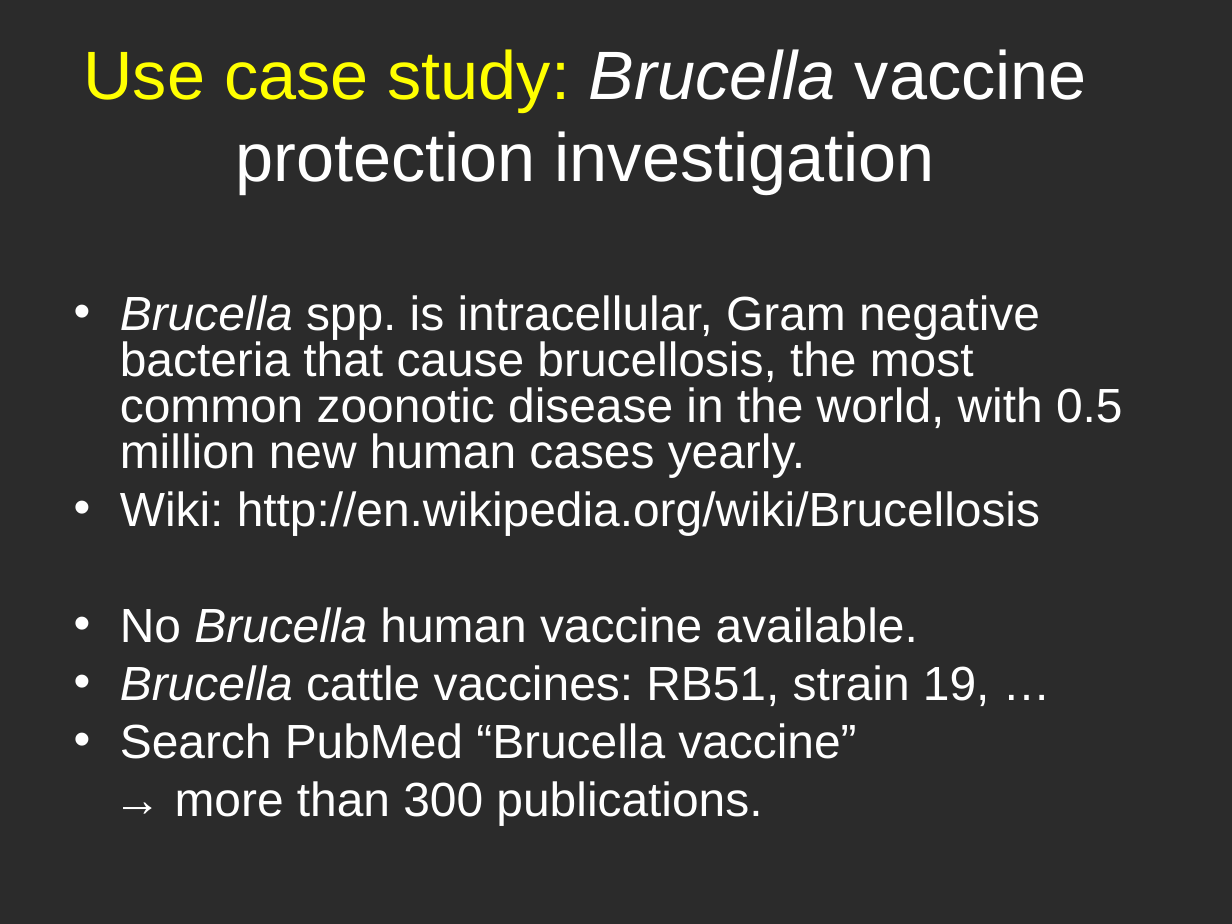
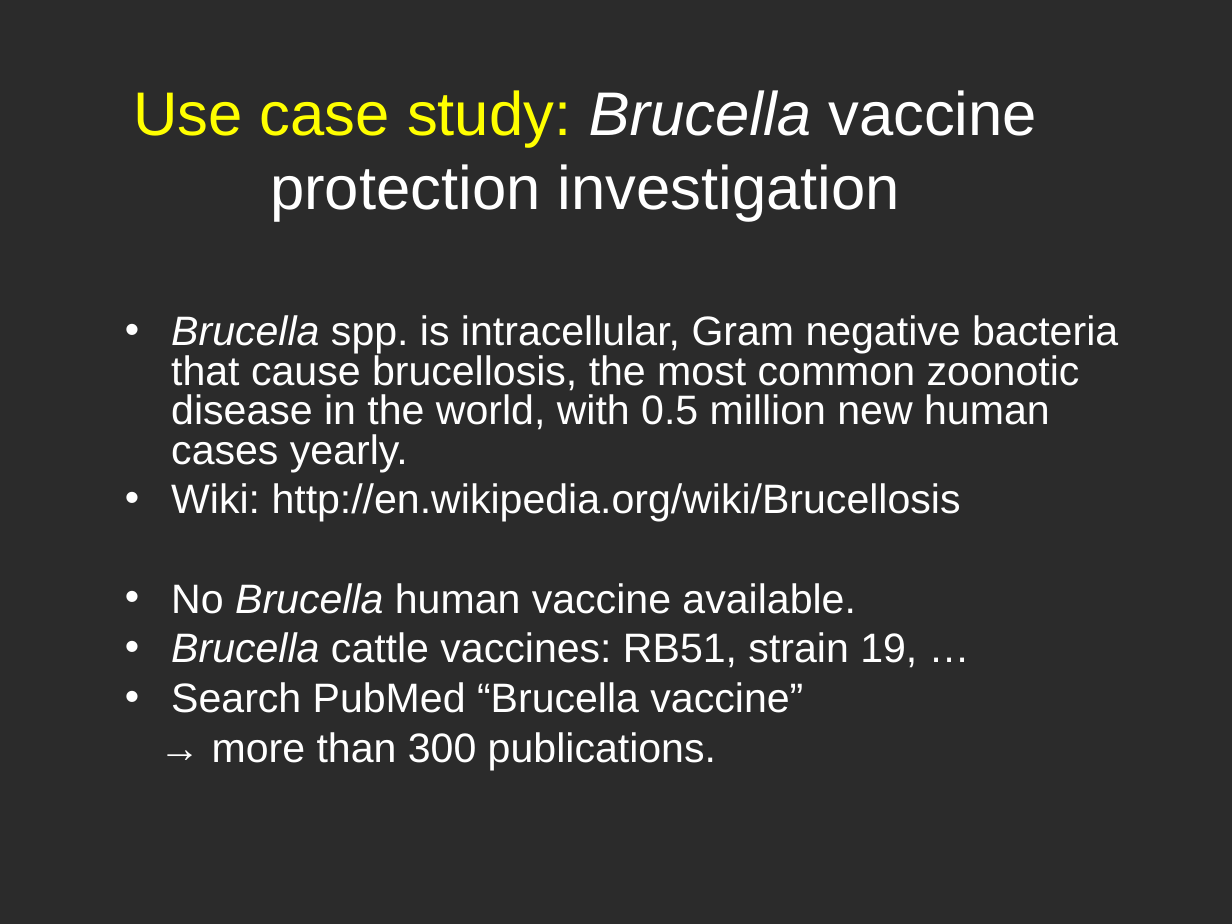
Before and after one commit to obi-ontology/obi-legacy-svn, a slide deck: slide 5 of trunk/docs/developer/use cases/Vaccine_usercase_Vancouver2010.ppt. Drawn at 1232x924 pixels with LibreOffice and Linux fonts; fonts in the diff are those of the drawing; background and template pictures are left out; a plain dark background stands for a picture behind light text. Boxes give left, top, right and bottom in pixels: in the first picture for what was removed or moved away, otherwise in the second. Text is boxed around its words. In the diff, an @@ line names an element or a change of style, - is before the commit and + after.

Commit message:
More updates

```diff
--- a/trunk/docs/developer/use cases/Vaccine_usercase_Vancouver2010.ppt
+++ b/trunk/docs/developer/use cases/Vaccine_usercase_Vancouver2010.ppt
@@ title "Use case study: Brucella vaccine ..." moved from (x1=84, y1=49, x2=1087, y2=193) to (x1=133, y1=90, x2=1037, y2=221) @@
@@ title "Use case study: Brucella vaccine ..." at (x1=133, y1=90, x2=1037, y2=221): size 40 to 36 pt @@
@@ text "Brucella spp. is intracellular, Gram ..." moved from (x1=120, y1=295, x2=1123, y2=825) to (x1=171, y1=315, x2=1118, y2=770) @@
@@ text "Brucella spp. is intracellular, Gram ..." at (x1=171, y1=315, x2=1118, y2=770): size 28 to 24 pt; less space between paragraphs @@
```
Also in this commit, not shown: 1 other slide changed.
